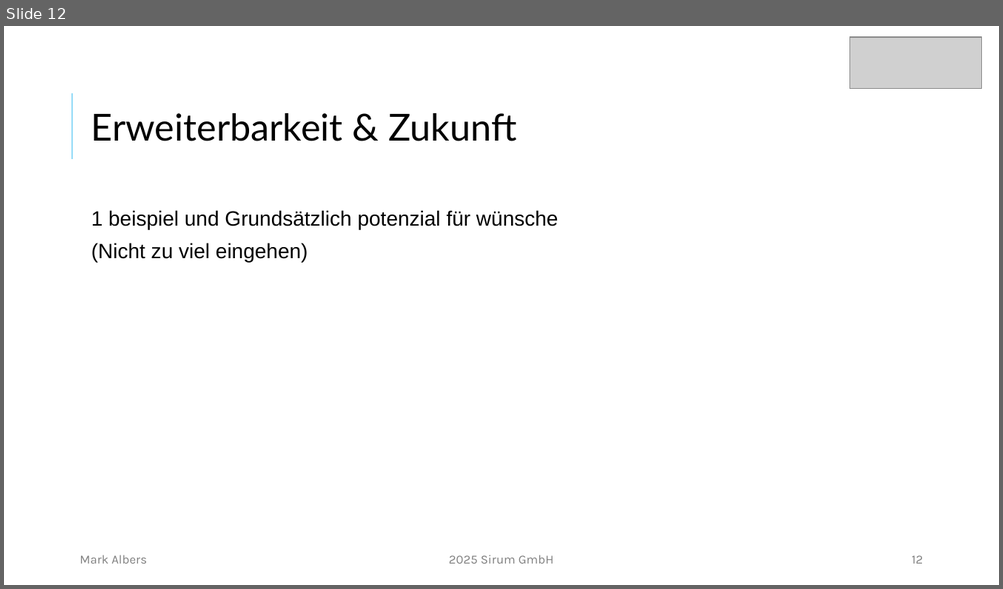
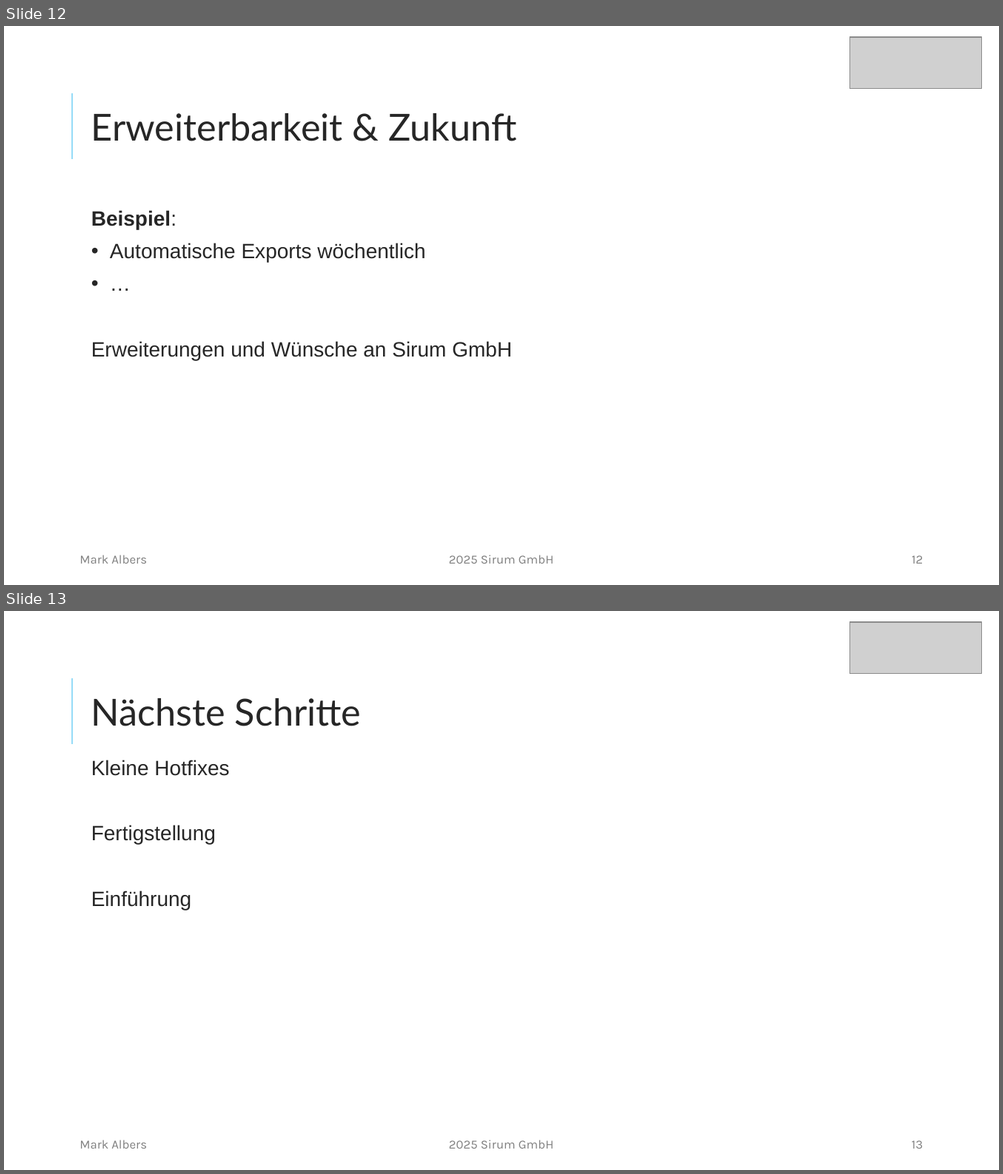
Before and after one commit to mork02/IHK-Projekt, a slide deck: Präsentation/Entwicklung eines Odoo-Moduls zur ZIP-komprimierten Dateiverwaltung im Dokumentenmanagementsystem.pptx. Shown one above the other, each under a label of ours: slide 12 before the commit, slides 12 and 13 after it. The pictures are 1003x589 and 1003x1174 pixels, drawn with LibreOffice and Linux fonts; fonts in the diff are those of the drawing; grey boxes stand for pictures. Boxes give left, top, right and bottom in pixels: in the first picture for what was removed or moved away, otherwise in the second. Text is boxed around its words. In the diff, an @@ line names an element or a change of style, - is before the commit and + after.

```diff
--- a/Präsentation/Entwicklung eines Odoo-Moduls zur ZIP-komprimierten Dateiverwaltung im Dokumentenmanagementsystem.pptx
+++ b/Präsentation/Entwicklung eines Odoo-Moduls zur ZIP-komprimierten Dateiverwaltung im Dokumentenmanagementsystem.pptx
@@ slide 13 added at (4,611,999,1170), background #FFFFFF @@
@@ picture added at (849,622,982,674) @@
@@ line added from (73, 678) to (73, 744), #96DCF8 1.5 pt @@
@@ title added at (91,698,361,726), 36 pt, text #262626 @@
+Nächste Schritte
@@ text added at (91,760,229,910), 20 pt, text #262626 @@
+Kleine Hotfixes
+Fertigstellung
+Einführung
@@ text added at (79,1140,147,1149), 12 pt, text #808080 @@
+Mark Albers
@@ text added at (449,1140,554,1149), 12 pt, text #808080 @@
+2025 Sirum GmbH
@@ page number added at (911,1141,922,1149), 12 pt, text #808080 @@
+13
@@ slide 12 changed as well @@
@@ title "Erweiterbarkeit & Zukunft" at (91,113,517,141): text colour #000000 to #262626 @@
@@ text at (91,210,512,360): text changed; text colour #000000 to #262626 @@
-1 beispiel und Grundsätzlich potenzial für wünsche
-(Nicht zu viel eingehen)
+Beispiel:
+• Automatische Exports wöchentlich
+• …
+Erweiterungen und Wünsche an Sirum GmbH
```
Also in this commit, not shown: 13 other slides changed.
